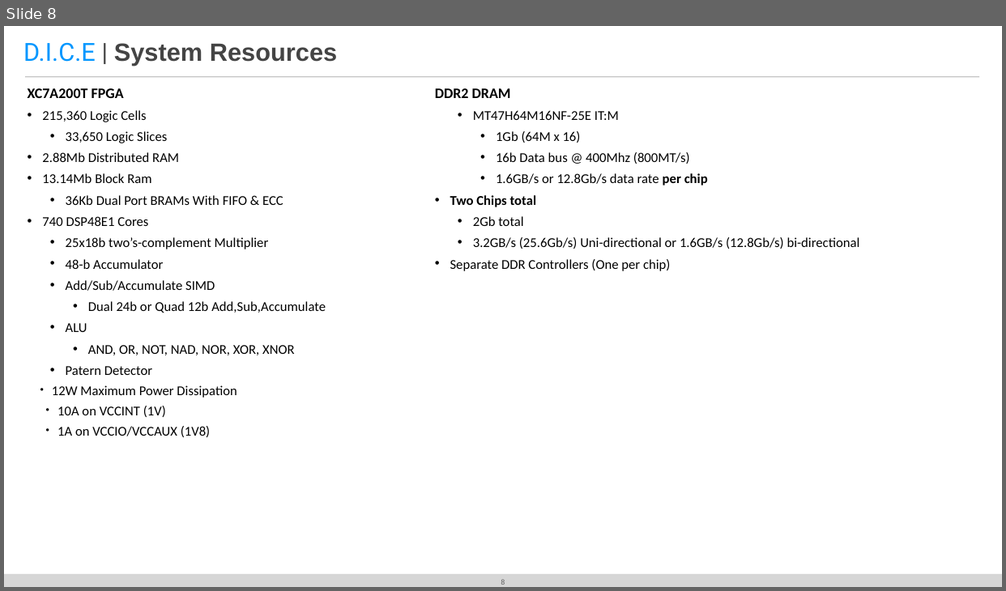
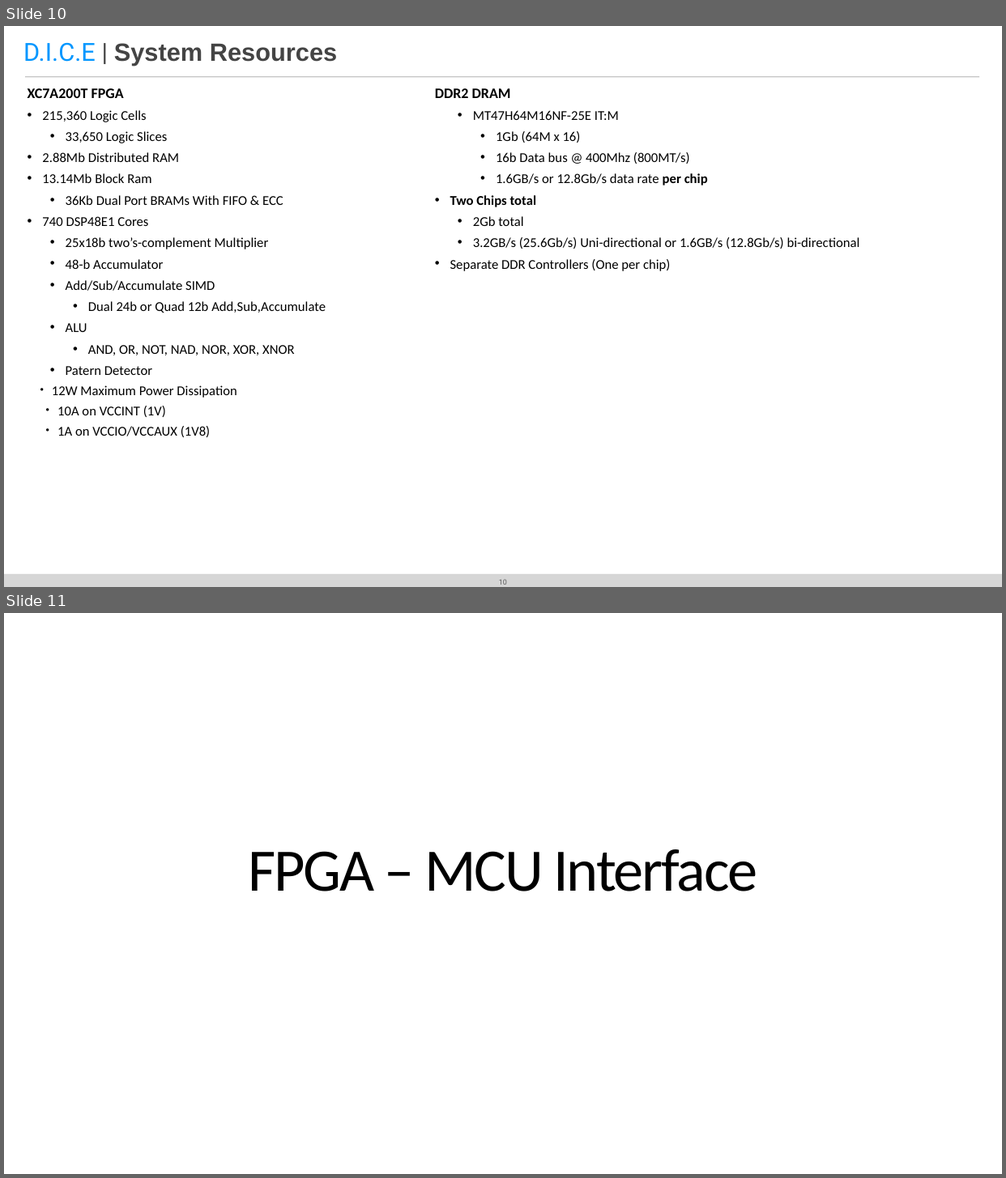
Before and after one commit to DergLabs/DICE, a slide deck: Hardware/Diagrams/DICE Theory of Operation Slides.pptx. Shown one above the other, each under a label of ours: slide 8 before the commit, slides 10 and 11 after it. The pictures are 1006x591 and 1006x1178 pixels, drawn with LibreOffice and Linux fonts; fonts in the diff are those of the drawing. Boxes give left, top, right and bottom in pixels: in the first picture for what was removed or moved away, otherwise in the second. Text is boxed around its words. In the diff, an @@ line names an element or a change of style, - is before the commit and + after.

```diff
--- a/Hardware/Diagrams/DICE Theory of Operation Slides.pptx
+++ b/Hardware/Diagrams/DICE Theory of Operation Slides.pptx
@@ slide 11 added at (x1=4, y1=613, x2=1002, y2=1174), background #FFFFFF @@
@@ title added at (x1=249, y1=850, x2=757, y2=892), 116 pt, text #000000 @@
+FPGA – MCU Interface
@@ what was slide 8 is now slide 10 @@
@@ page number at (x1=499, y1=579, x2=507, y2=585): text changed @@
-8
+10
```
Also in this commit, not shown: 3 other slides added, 1 other file.
